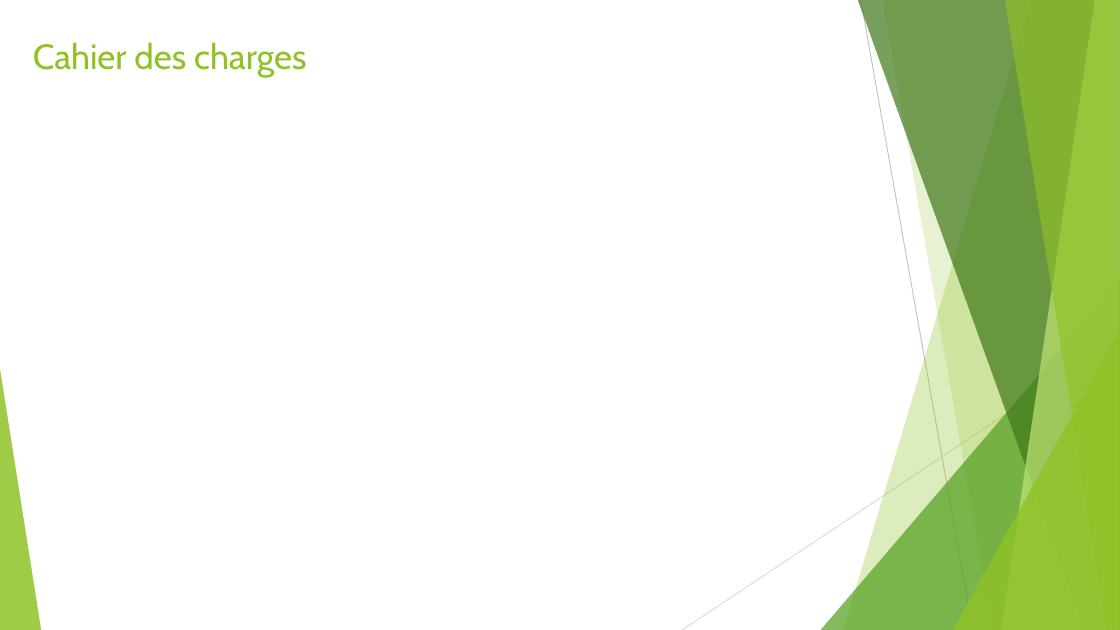
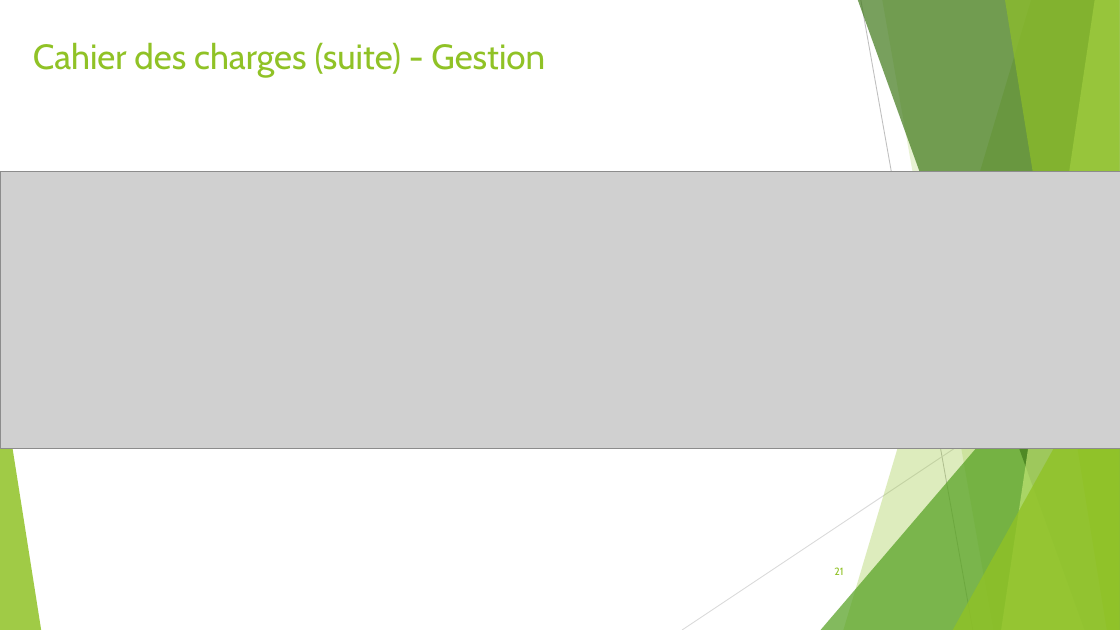
Before and after one commit to gab4321/ProjetS5, a slide deck: slide 21 of Gestion/L1 Présentation.pptx (slide 8 before the commit). Drawn at 1120x630 pixels with LibreOffice and Linux fonts; fonts in the diff are those of the drawing; grey boxes stand for pictures. Boxes give left, top, right and bottom in pixels: in the first picture for what was removed or moved away, otherwise in the second. Text is boxed around its words. In the diff, an @@ line names an element or a change of style, - is before the commit and + after.

```diff
--- a/Gestion/L1 Présentation.pptx
+++ b/Gestion/L1 Présentation.pptx
@@ title at (x1=33, y1=42, x2=545, y2=78): text changed @@
-Cahier des charges
+Cahier des charges (suite) - Gestion
@@ picture added at (x1=0, y1=171, x2=1120, y2=449) @@
@@ page number added at (x1=834, y1=567, x2=843, y2=575), 9 pt, text #90C226 @@
+21
```
Also in this commit, not shown: 9 other slides changed, 14 slides added, 1 slide removed, 1 other file.
